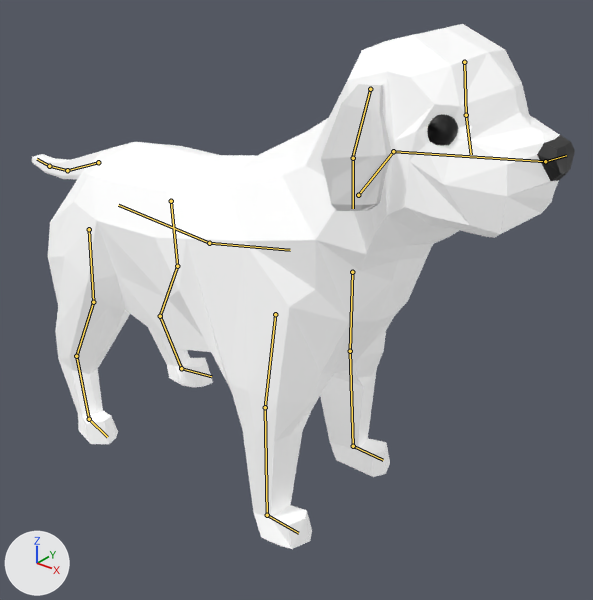
A saved change to the Blender file Content/Assets/Umbrella/dog_08.blend.
Rendered twice from a camera (50 mm lens) standing at (3.61, -2.88, 2.37) and looking at (1.21, 0.12, 0.51). The axes (+X, +Y, +Z) are drawn at lower left. The lights are the same throughout. The bones that bend it are drawn over the model as lines.
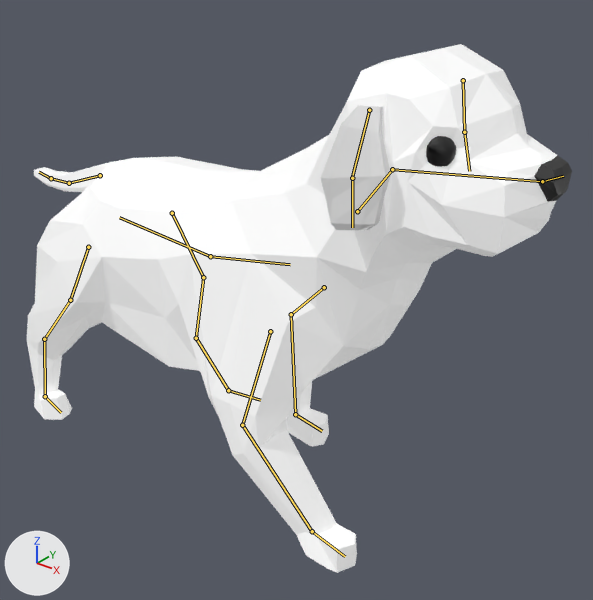
The newer file adds an action. The first version stands in its rest pose; the second is drawn at frame 18 of the action 'walk_inplace_03_trot'.

Where the change shows, as pixel boxes [x1, y1, x2, y2] in the pictures (593 x 600 px):
```json
{"object": "Cube", "change": "posed", "before": [32, 24, 575, 549], "after": [27, 44, 572, 573]}
{"object": "Cube.001", "change": "posed", "before": [321, 84, 392, 211], "after": [320, 105, 391, 231]}
{"bone": "Bone.024", "before": "(171, 201) to (177, 266)", "after": "(172, 213) to (203, 277)"}
{"bone": "Bone.040", "before": "(89, 229) to (93, 302)", "after": "(88, 247) to (70, 300)"}
```

Edits to the scene script, one JSON object a line:
```json
{"block": "bone_bone_014", "where": "bone_bone_014 = bpy.data.objects['root'].pose.bones['Bone.014']  # child of 'Bone'"}
{"op": "set", "path": "bone_bone_014.location", "old": "(0.0, 0.0, 0.0)", "new": "(0.0, -0.13, 0.0)"}
{"block": "bone_bone_019", "where": "bone_bone_019 = bpy.data.objects['root'].pose.bones['Bone.019']  # child of 'Bone.002'"}
{"op": "set", "path": "bone_bone_019.rotation_quaternion", "old": "(1.0, 0.0, 0.0, 0.0)", "new": "(0.916, -0.163, 0.31, -0.181)", "note": "degrees (0, 0, 0) -> degrees (-29, 31, -30)"}
{"block": "bone_bone_027", "where": "bone_bone_027 = bpy.data.objects['root'].pose.bones['Bone.027']  # child of 'Bone.002'"}
{"op": "set", "path": "bone_bone_027.rotation_quaternion", "old": "(1.0, 0.0, 0.0, 0.0)", "new": "(0.995, -0.049, -0.066, -0.015)", "note": "degrees (0, 0, 0) -> degrees (-6, -8, -1)"}
{"block": "bone_bone_024", "where": "bone_bone_024 = bpy.data.objects['root'].pose.bones['Bone.024']  # child of 'Bone.023'"}
{"op": "set", "path": "bone_bone_024.rotation_quaternion", "old": "(1.0, 0.0, 0.0, 0.0)", "new": "(0.939, 0.254, 0.02, 0.01)", "note": "degrees (0, 0, 0) -> degrees (30, 2, 2)"}
{"block": "bone_bone_039", "where": "bone_bone_039 = bpy.data.objects['root'].pose.bones['Bone.039']  # child of 'Bone.006'"}
{"op": "set", "path": "bone_bone_039.rotation_quaternion", "old": "(1.0, 0.0, 0.0, 0.0)", "new": "(0.984, -0.056, -0.167, -0.019)", "note": "degrees (0, 0, 0) -> degrees (-6, -19, -1)"}
{"block": "bone_bone_040", "where": "bone_bone_040 = bpy.data.objects['root'].pose.bones['Bone.040']  # child of 'Bone.039'"}
{"op": "set", "path": "bone_bone_040.rotation_quaternion", "old": "(1.0, 0.0, 0.0, 0.0)", "new": "(0.998, -0.063, -0.003, 0.0)", "note": "degrees (0, 0, 0) -> degrees (-7, 0, 0)"}
{"block": "bone_bone_035", "where": "bone_bone_035 = bpy.data.objects['root'].pose.bones['Bone.035']  # child of 'Bone'"}
{"op": "set", "path": "bone_bone_035.location", "old": "(0.0, 0.0, 0.0)", "new": "(0.0, 0.7, 0.06)"}
{"op": "set", "path": "bone_bone_035.rotation_quaternion", "old": "(1.0, 0.0, 0.0, 0.0)", "new": "(0.979, 0.071, 0.0, 0.0)", "note": "degrees (0, 0, 0) -> degrees (8, 0, 0)"}
{"block": "bone_bone_036", "where": "bone_bone_036 = bpy.data.objects['root'].pose.bones['Bone.036']  # child of 'Bone'"}
{"op": "set", "path": "bone_bone_036.location", "old": "(0.0, 0.0, 0.0)", "new": "(-0.16, -0.69, -0.01)"}
{"op": "set", "path": "bone_bone_036.rotation_quaternion", "old": "(1.0, 0.0, 0.0, 0.0)", "new": "(0.995, 0.009, -0.002, 0.0)", "note": "degrees (0, 0, 0) -> degrees (1, 0, 0)"}
{"block": "bone_bone_043", "where": "bone_bone_043 = bpy.data.objects['root'].pose.bones['Bone.043']  # child of 'Bone'"}
{"op": "set", "path": "bone_bone_043.location", "old": "(0.0, 0.0, 0.0)", "new": "(0.0, -0.47, 0.08)"}
{"op": "set", "path": "bone_bone_043.rotation_quaternion", "old": "(1.0, 0.0, 0.0, 0.0)", "new": "(0.973, 0.088, 0.0, 0.0)", "note": "degrees (0, 0, 0) -> degrees (10, 0, 0)"}
{"block": "bone_bone_045", "where": "bone_bone_045 = bpy.data.objects['root'].pose.bones['Bone.045']  # child of 'Bone'"}
{"op": "set", "path": "bone_bone_045.location", "old": "(0.0, 0.0, 0.0)", "new": "(-0.17, 0.7, -0.01)"}
```
